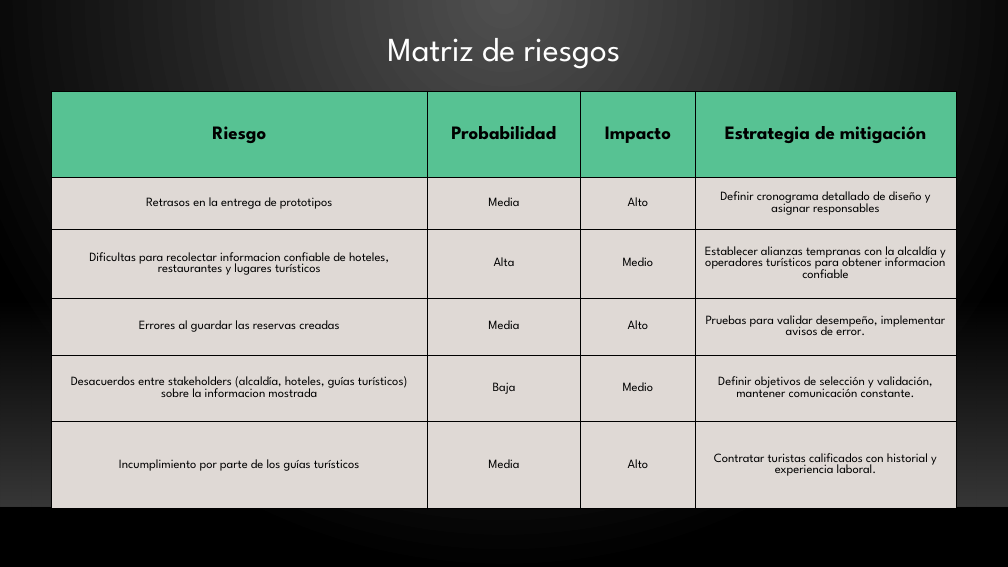
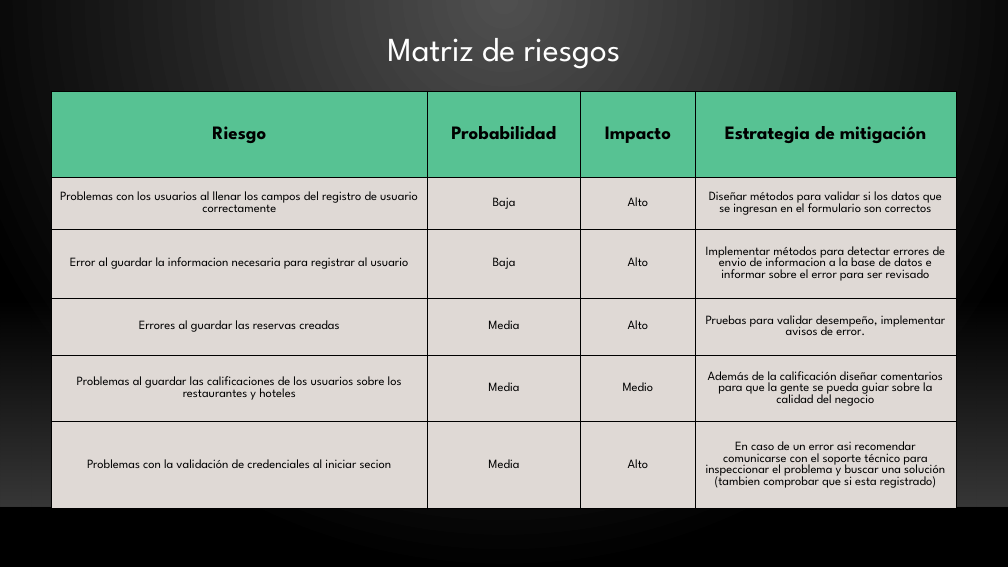
Before and after one commit to AlejoCeron-col/turismolaslajas, a slide deck: slide 1 of Matriz de riesgos.pptx. Drawn at 1008x567 pixels with LibreOffice and Linux fonts; fonts in the diff are those of the drawing; background and template pictures are left out. Boxes give left, top, right and bottom in pixels: in the first picture for what was removed or moved away, otherwise in the second. Text is boxed around its words. In the diff, an @@ line names an element or a change of style, - is before the commit and + after.

```diff
--- a/Matriz de riesgos.pptx
+++ b/Matriz de riesgos.pptx
@@ table at bbox=[51, 91, 957, 510] @@
-row 2: Retrasos en la entrega de prototipos | Media | Alto | Definir cronograma detallado de diseño y asignar responsables
+row 2: Problemas con los usuarios al llenar los campos del registro de usuario correctamente | Baja | Alto | Diseñar métodos para validar si los datos que se ingresan en el formulario son correctos
-row 3: Dificultas para recolectar informacion confiable de hoteles, restaurantes y lugares turísticos | Alta | Medio | Establecer alianzas tempranas con la alcaldía y operadores turísticos para obtener informacion confiable
+row 3: Error al guardar la informacion necesaria para registrar al usuario | Baja | Alto | Implementar métodos para detectar errores de envio de informacion a la base de datos e informar sobre el error para ser revisado
-row 5: Desacuerdos entre stakeholders (alcaldía, hoteles, guías turísticos) sobre la informacion mostrada | Baja | Medio | Definir objetivos de selección y validación, mantener comunicación constante.
+row 5: Problemas al guardar las calificaciones de los usuarios sobre los restaurantes y hoteles | Media | Medio | Además de la calificación diseñar comentarios para que la gente se pueda guiar sobre la calidad del negocio
-row 6, column 1: Incumplimiento por parte de los guías turísticos
+row 6, column 1: Problemas con la validación de credenciales al iniciar secion
-row 6, column 4: Contratar turistas calificados con historial y experiencia laboral.
+row 6, column 4: En caso de un error asi recomendar comunicarse con el soporte técnico para inspeccionar el problema y buscar una solución (tambien comprobar que si esta registrado)
```
